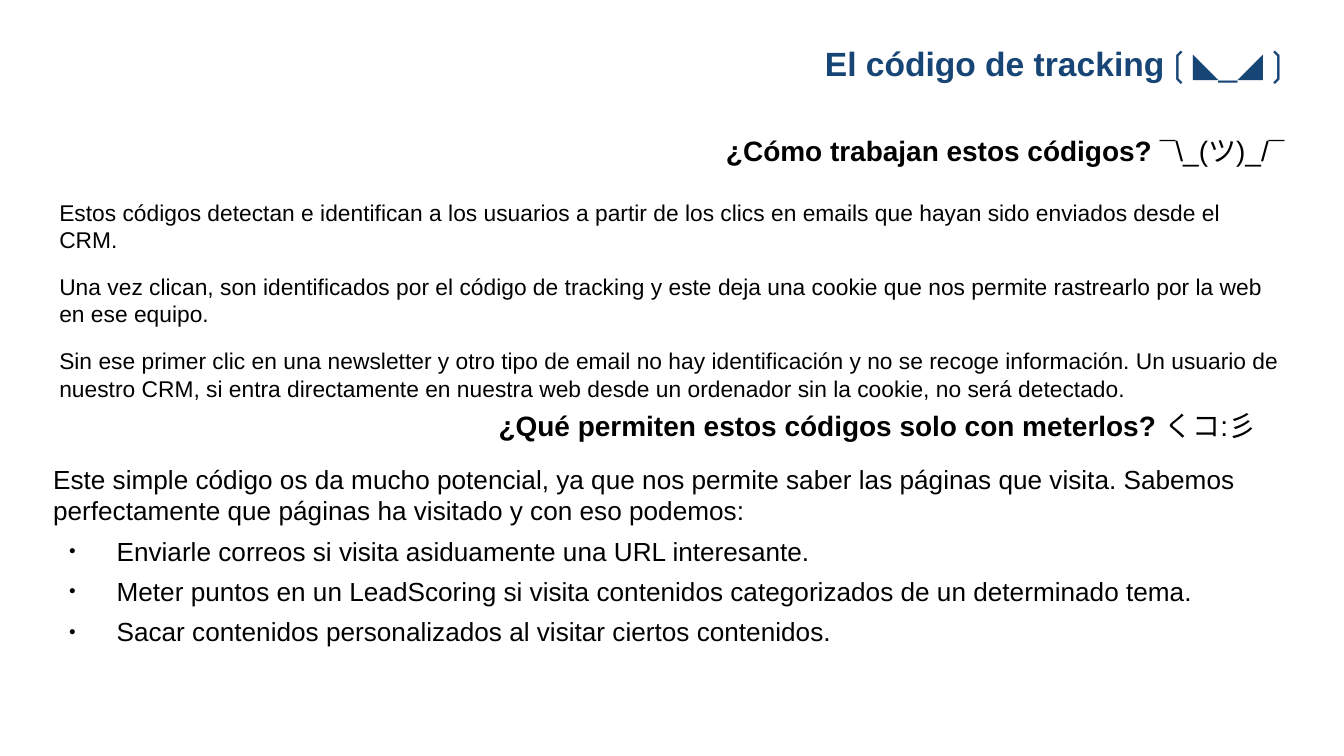
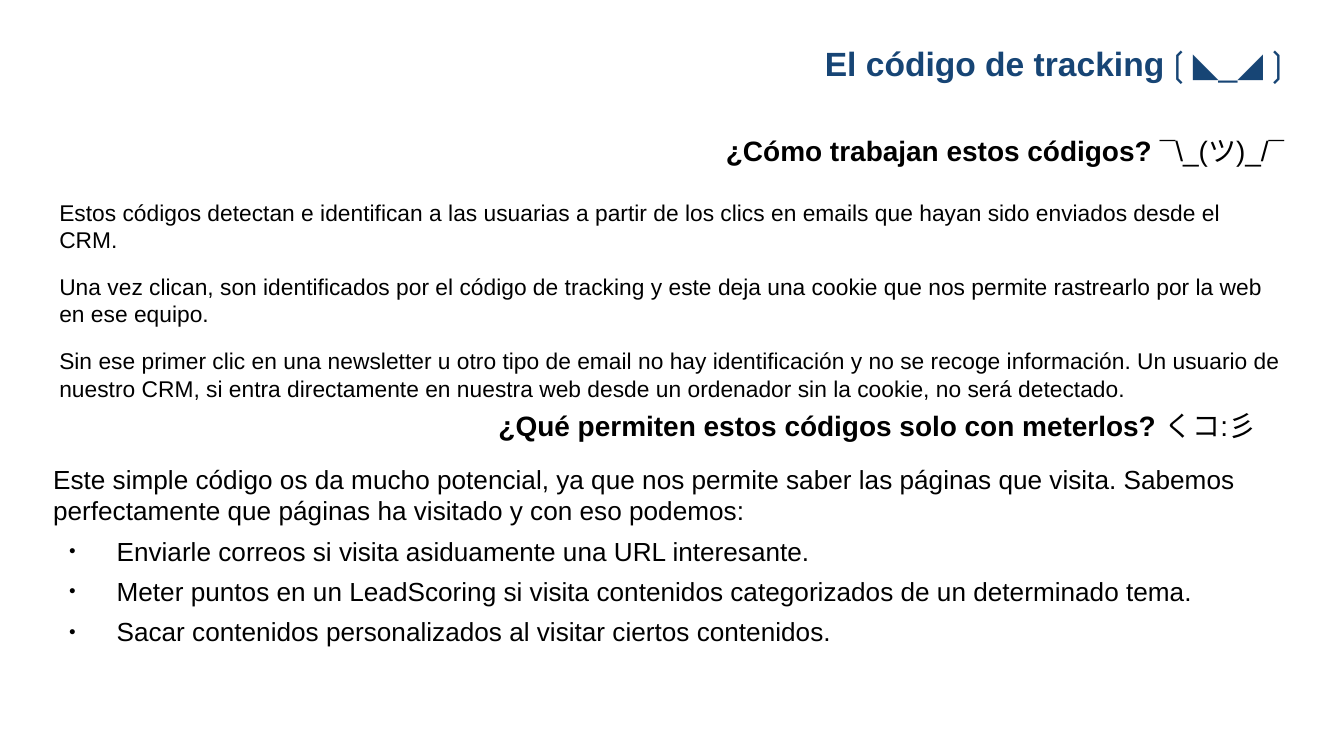
Before and after one commit to gwannon/WordCampBilbao2025, a slide deck: slide 6 of WCBIO25_Jorge-Monclus.pptx. Drawn at 1344x756 pixels with LibreOffice and Linux fonts; fonts in the diff are those of the drawing; background and template pictures are left out. Boxes give left, top, right and bottom in pixels: in the first picture for what was removed or moved away, otherwise in the second. Text is boxed around its words. In the diff, an @@ line names an element or a change of style, - is before the commit and + after.

```diff
--- a/WCBIO25_Jorge-Monclus.pptx
+++ b/WCBIO25_Jorge-Monclus.pptx
@@ text at (x1=59, y1=204, x2=1220, y2=249): text changed @@
-Estos códigos detectan e identifican a los usuarios a partir de los clics en emails que hayan sido enviados desde el CRM.
+Estos códigos detectan e identifican a las usuarias a partir de los clics en emails que hayan sido enviados desde el CRM.
@@ text at (x1=59, y1=352, x2=1279, y2=400): text changed @@
-Sin ese primer clic en una newsletter y otro tipo de email no hay identificación y no se recoge información. Un usuario de nuestro CRM, si entra directamente en nuestra web desde un ordenador sin la cookie, no será detectado.
+Sin ese primer clic en una newsletter u otro tipo de email no hay identificación y no se recoge información. Un usuario de nuestro CRM, si entra directamente en nuestra web desde un ordenador sin la cookie, no será detectado.
```
Also in this commit, not shown: 11 other slides changed, 2 other files.
